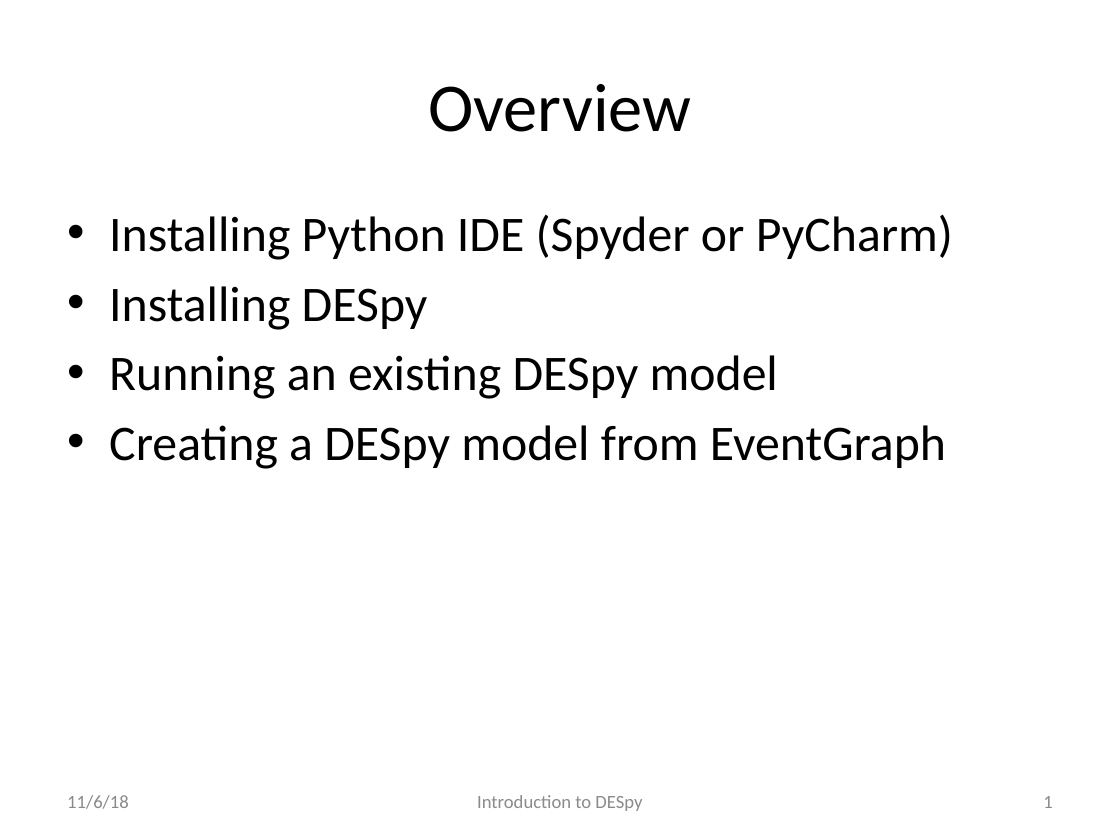
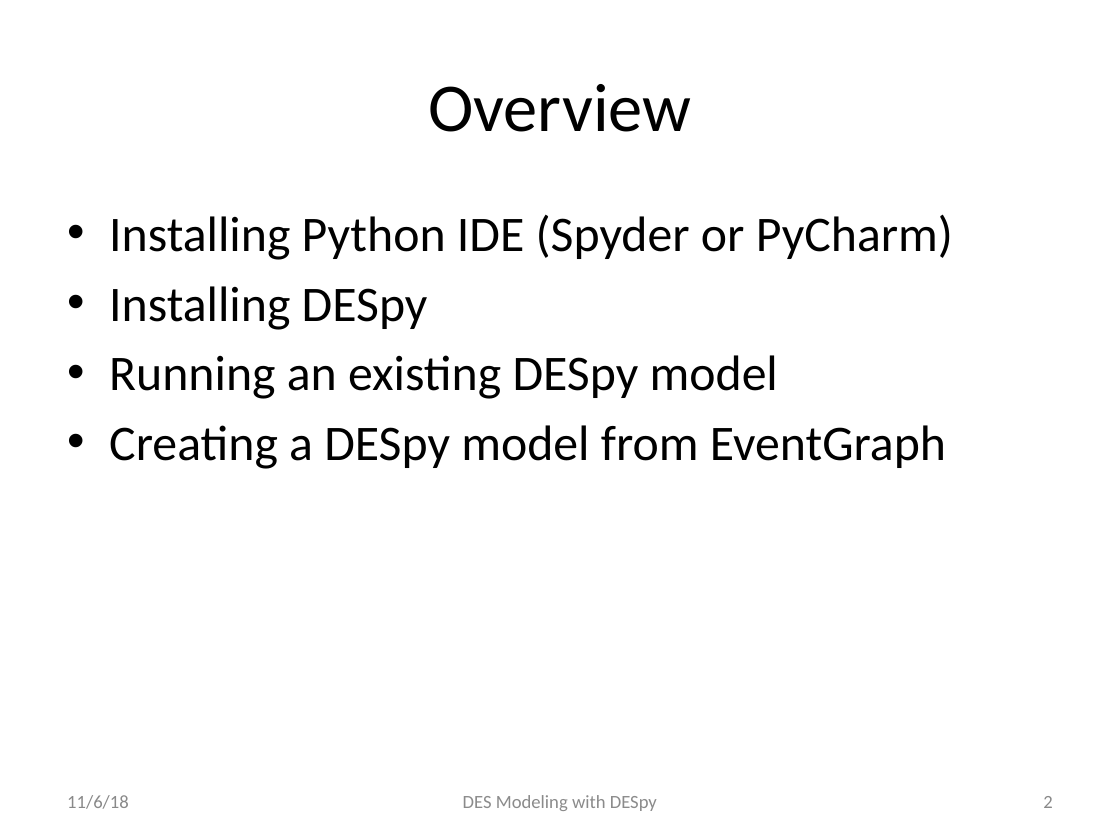
Before and after one commit to ahbuss/DESModeling, a slide deck: slide 2 of DESpy/OA3302 - Intro to DESpy.pptx (slide 1 before the commit). Drawn at 1120x840 pixels with LibreOffice and Linux fonts; fonts in the diff are those of the drawing; background and template pictures are left out. Boxes give left, top, right and bottom in pixels: in the first picture for what was removed or moved away, otherwise in the second. Text is boxed around its words. In the diff, an @@ line names an element or a change of style, - is before the commit and + after.

```diff
--- a/DESpy/OA3302 - Intro to DESpy.pptx
+++ b/DESpy/OA3302 - Intro to DESpy.pptx
@@ text at (463,795,657,811): text changed @@
-Introduction to DESpy
+DES Modeling with DESpy
@@ page number at (1043,796,1052,808): text changed @@
-1
+2
```
Also in this commit, not shown: 4 other slides changed, 1 slide added.
